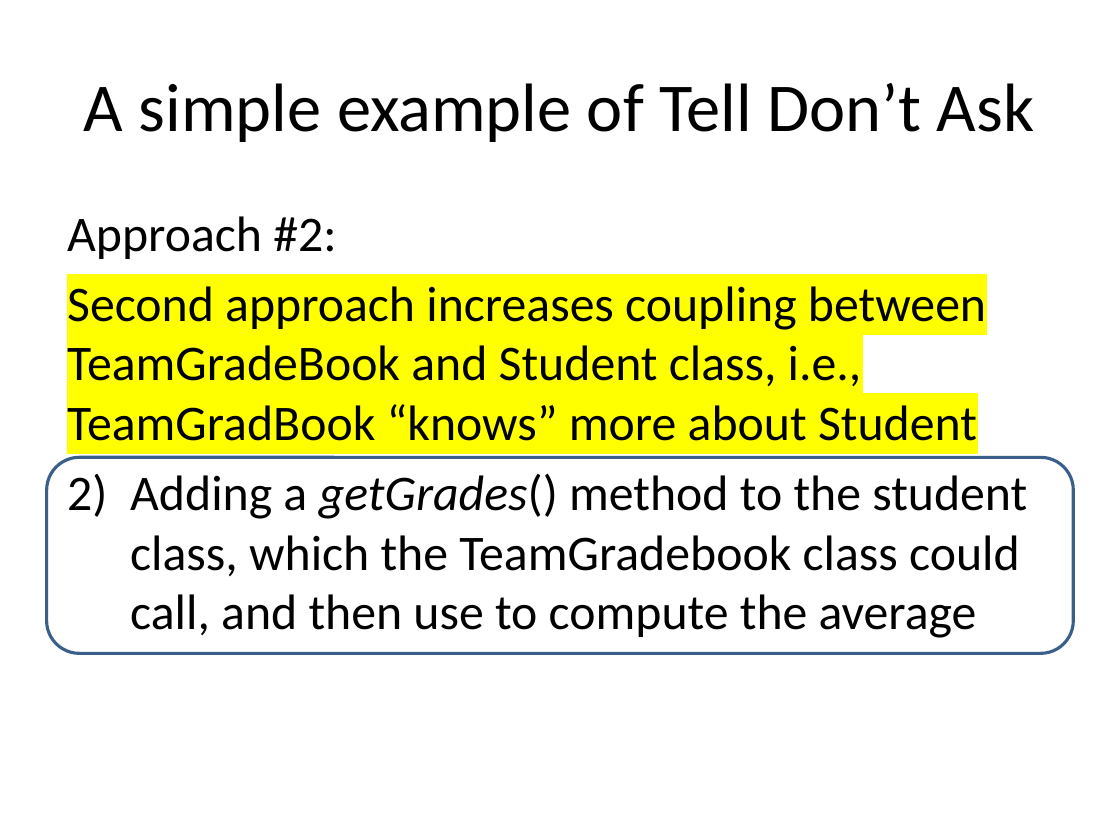
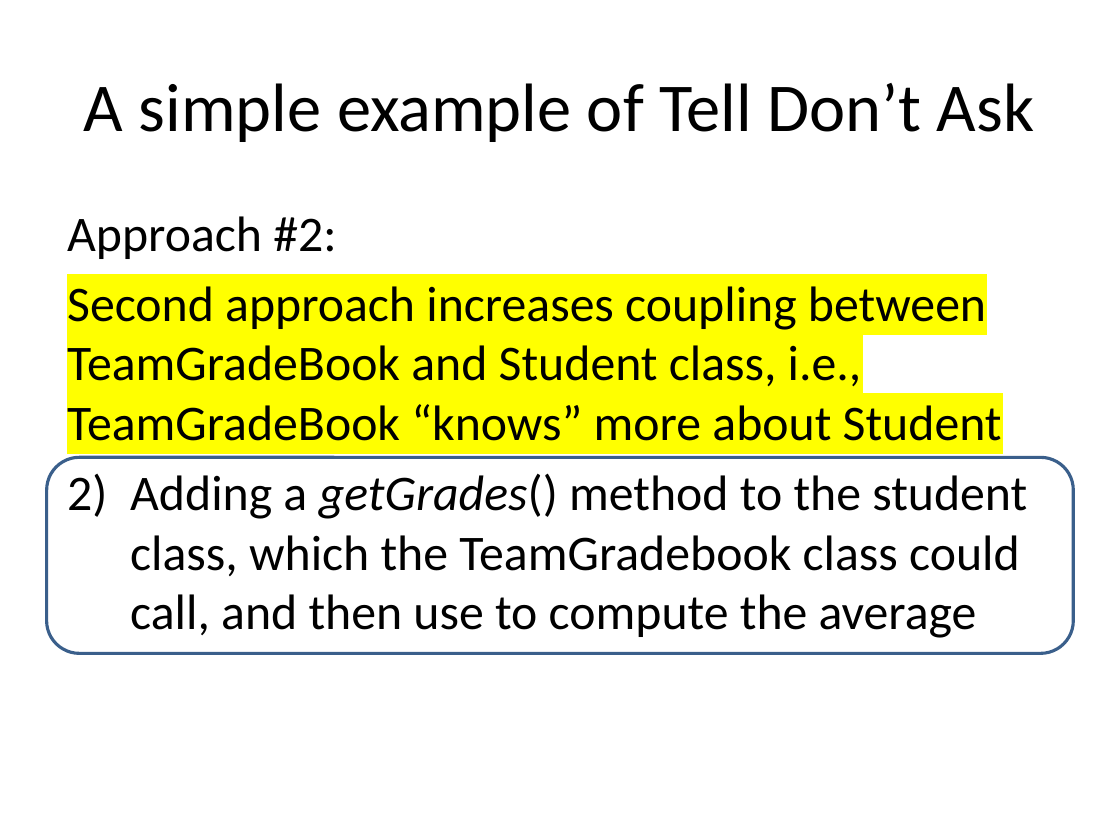
Before and after one commit to RHIT-CSSE/csse220, a slide deck: slide 17 of ClassMaterials/CohesionAndCoupling/Slides/Cohesion_And_Coupling.pptx (slide 16 before the commit). Drawn at 1120x840 pixels with LibreOffice and Linux fonts; fonts in the diff are those of the drawing. Boxes give left, top, right and bottom in pixels: in the first picture for what was removed or moved away, otherwise in the second. Text is boxed around its words. In the diff, an @@ line names an element or a change of style, - is before the commit and + after.

Commit message:
tweaking slides for coupling and cohesion

```diff
--- a/ClassMaterials/CohesionAndCoupling/Slides/Cohesion_And_Coupling.pptx
+++ b/ClassMaterials/CohesionAndCoupling/Slides/Cohesion_And_Coupling.pptx
@@ text at [67,286,1002,441]: text changed @@
-Second approach increases coupling between TeamGradeBook and Student class, i.e., TeamGradBook “knows” more about Student
+Second approach increases coupling between TeamGradeBook and Student class, i.e., TeamGradeBook “knows” more about Student
```
Also in this commit, not shown: 7 other slides changed, 1 slide added.
